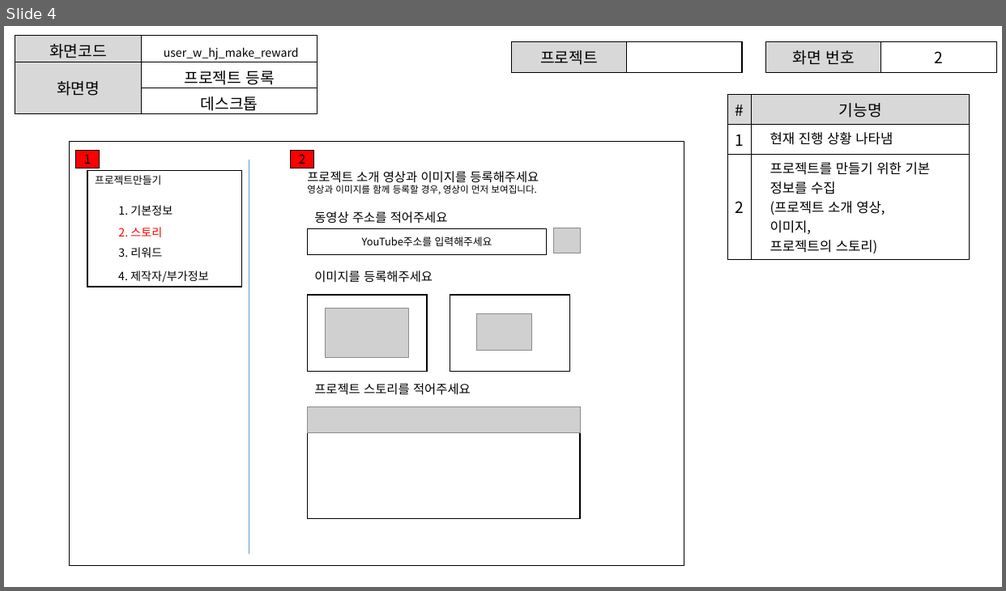
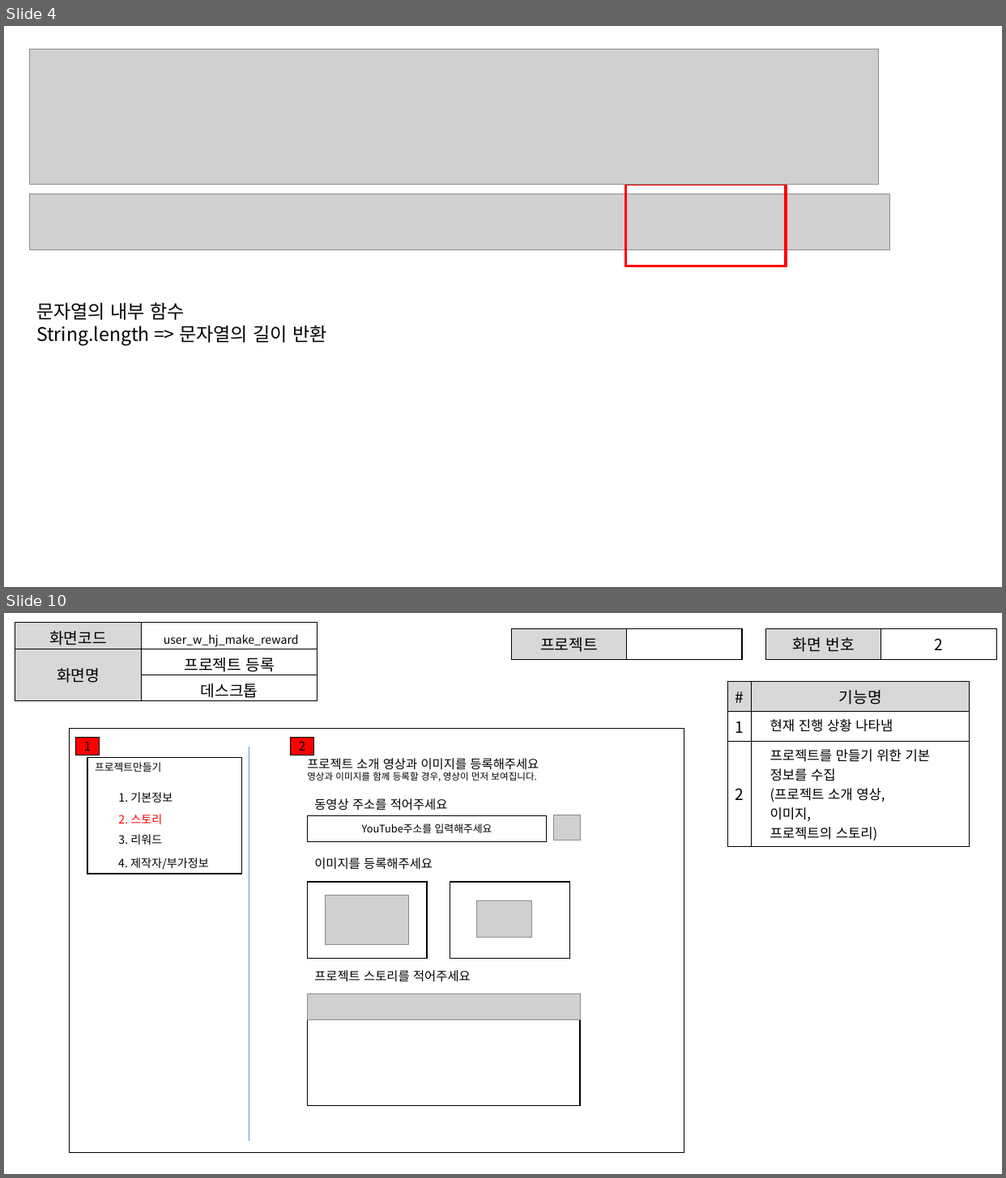
Before and after one commit to ezenteam2/EzenCrowdFunding, a slide deck: project03 화면설계서/project03 - 화면 설계서 - 형준.pptx. Shown one above the other, each under a label of ours: slide 4 before the commit, slides 4 and 10 after it; the slides between them are not shown. The pictures are 1006x591 and 1006x1178 pixels, drawn with LibreOffice and Linux fonts; fonts in the diff are those of the drawing; grey boxes stand for pictures. Boxes give left, top, right and bottom in pixels: in the first picture for what was removed or moved away, otherwise in the second. Text is boxed around its words. In the diff, an @@ line names an element or a change of style, - is before the commit and + after.

Commit message:
ppt

```diff
--- a/project03 화면설계서/project03 - 화면 설계서 - 형준.pptx
+++ b/project03 화면설계서/project03 - 화면 설계서 - 형준.pptx
@@ slide 4 added at <box>4,26,1002,587</box>, background #FFFFFF @@
@@ picture added at <box>29,49,879,185</box> @@
@@ picture added at <box>29,194,890,250</box> @@
@@ rectangle added at <box>626,184,786,267</box>, outline #FF0000 2.5 pt @@
@@ text added at <box>36,302,327,345</box>, 18 pt, text #000000 @@
+문자열의 내부 함수
+String.length => 문자열의 길이 반환
@@ what was slide 4 is now slide 10 @@
```
Also in this commit, not shown: 5 other slides added.
